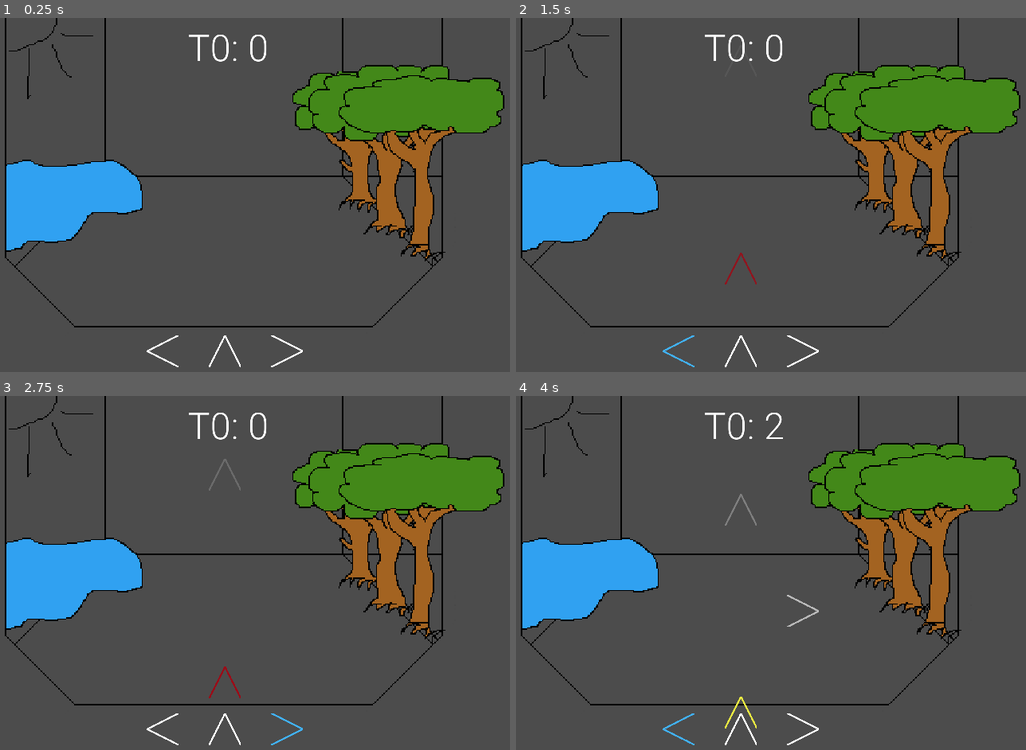
Above: before the commit, frames 1-4 (two rows, left to right).
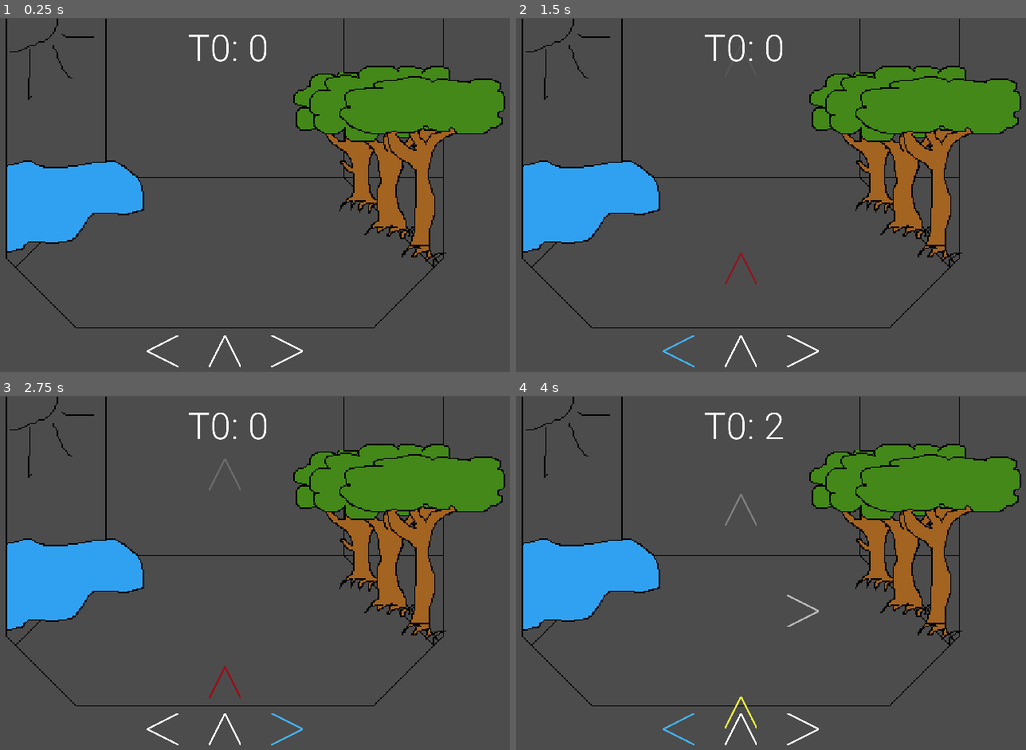
Above: after the commit, the same moments.

Repository: Sntx626/GameJam5
Game: Godot game, scene res://Scenes/MainScene.tscn
The game is run twice, just before and just after one commit, with the same random seed, the same clock (stepped at 60 frames per second) and the same inputs.
Inputs:
- Up to frame 1 (0.25 s): no input
- Up to frame 2 (1.5 s): tap Enter at 0.5 s; hold Right (A_right) 0.53-1.28 s; hold Left (A_left) from 1.28 s (still down)
- Up to frame 3 (2.75 s): release Left (A_left) at 2.03 s; hold Right (A_right) from 2.03 s (still down)
- Up to frame 4 (4 s): release Right (A_right) at 2.78 s; hold Up (A_up) 2.78-3.53 s; hold Left (A_left) from 3.53 s (still down)

The runs differ from the first frame. In frame 1, 3.8% of the frame differs, in the area x 0-100%, y 0-88%; in frame 2, 3.8%; in frame 3, 3.8%; in frame 4, 3.8%.

Commit message:
Add Particle

Diff:
--- /dev/null
+++ b/Scenes/ArrowParticel.tscn
@@ -0,0 +1,25 @@
+[gd_scene load_steps=2 format=2]
+
+[sub_resource type="ParticlesMaterial" id=1]
+lifetime_randomness = 0.16
+emission_shape = 1
+emission_sphere_radius = 1.0
+flag_disable_z = true
+direction = Vector3( 0, 0, 0 )
+spread = 180.0
+gravity = Vector3( 0, 0, 0 )
+initial_velocity = 50.0
+initial_velocity_random = 0.31
+orbit_velocity = 0.0
+orbit_velocity_random = 0.0
+anim_speed = 1.0
+
+[node name="Node" type="Node"]
+
+[node name="Particles2D" type="Particles2D" parent="."]
+position = Vector2( -0.019619, -0.00531757 )
+emitting = false
+amount = 50
+lifetime = 0.4
+one_shot = true
+process_material = SubResource( 1 )
--- a/Scenes/MainScene.tscn
+++ b/Scenes/MainScene.tscn
@@ -17,7 +17,7 @@
 script = ExtResource( 1 )
 
 [node name="stageExample" type="Sprite" parent="."]
-position = Vector2( 256, 144 )
+position = Vector2( 256.707, 144.707 )
 texture = ExtResource( 4 )
 
 [node name="RythmGame" parent="." instance=ExtResource( 2 )]
--- a/Scenes/UI.gd
+++ b/Scenes/UI.gd
@@ -21,6 +21,7 @@
 var arrow_left_pressed = false;
 
 var template = load("res://Scenes/TemplateGhostArrow.tscn");
+var template_particle = load("res://Scenes/ArrowParticel.tscn");
 func _ready():
 	updateCombo(0, false);
 	pass
@@ -60,6 +61,8 @@
 			get_parent().klicker.add_to_currency(0,points)
 			if (points > 0):
 				get_parent().hitNode();
+				var part = template_particle.instance();
+				add_child(part)
 			if (points == row[0].get("stages_points")[0]):
 				updateCombo(combo + 1, true)
 			elif (points == 0):
